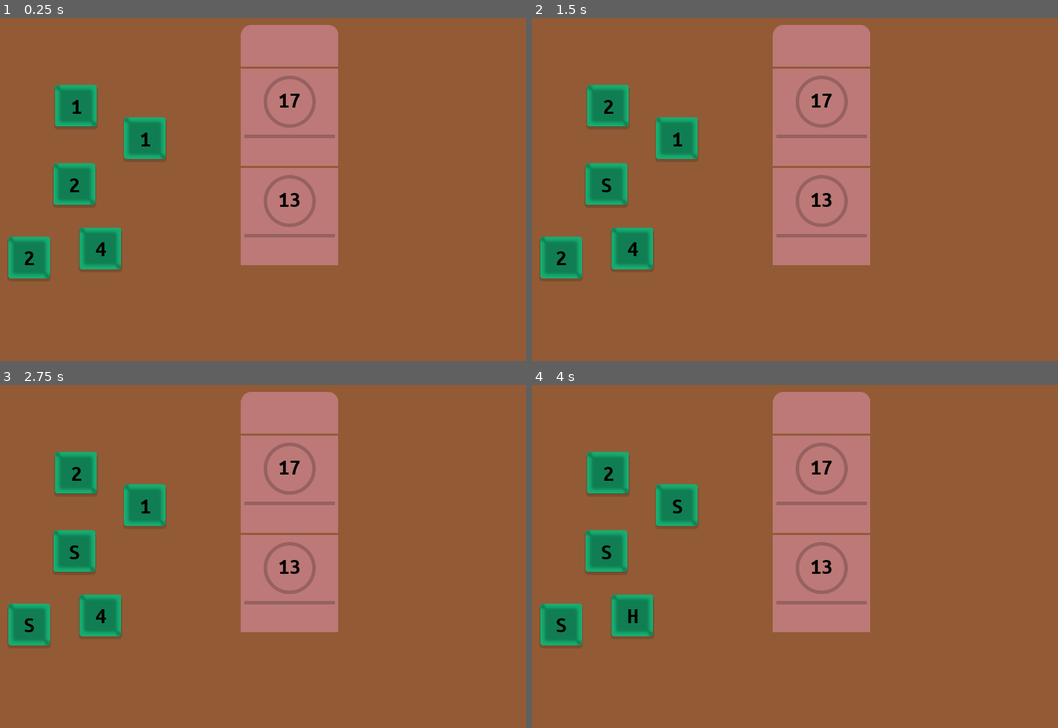
Above: before the commit, frames 1-4 (two rows, left to right).
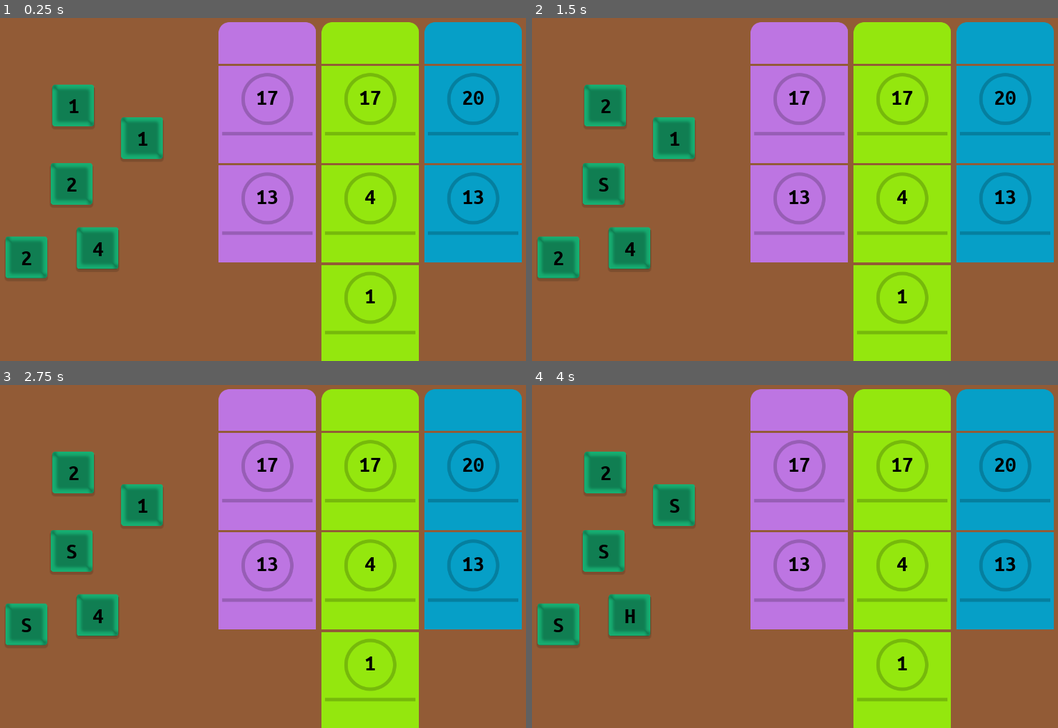
Above: after the commit, the same moments.

Repository: matzebond/DiceRepair
Game: Godot game, scene res://scenes/screens/RootNode.tscn
Same seed, same stepped clock (60 frames per second), same inputs: the game is played once before the commit and once after it.
Inputs (mouse positions are in pixels of both pictures, inside the frame that each line leads up to):
- Up to frame 1 (0.25 s): no input
- Up to frame 2 (1.5 s): tap Enter at 0.5 s; drag from (605, 107) to (821, 117) at 0.52 s; tap Space at 1.25 s; drag from (605, 182) to (821, 117) at 1.27 s
- Up to frame 3 (2.75 s): tap Enter at 2 s; move the mouse to (31, 625) at 2.02 s; click (31, 625) at 2.17 s
- Up to frame 4 (4 s): tap Space at 2.75 s; drag from (631, 614) to (821, 583) at 2.77 s; tap Enter at 3.5 s; drag from (679, 505) to (605, 549) at 3.52 s

The runs differ from the first frame. In frame 1, 46% of the frame differs, in the area x 1-100%, y 1-100%; in frame 2, 46%; in frame 3, 46%; in frame 4, 46%.

Commit message:
DieArea & die snap back

Diff:
--- a/scenes/die/Die.gd
+++ b/scenes/die/Die.gd
@@ -10,6 +10,7 @@
 
 
 var mouse_inside = false
+onready var pre_drag_pos = self.position
 var dragging = false
 
 # Called when the node enters the scene tree for the first time.
@@ -50,6 +51,7 @@
     if event is InputEventMouseButton and event.button_index == BUTTON_RIGHT:
         if mouse_inside and !dragging and event.pressed:
             dragging = true
+            pre_drag_pos = self.position
 
 func check_dropables():
 
@@ -67,3 +69,8 @@
 
     if not min_area == null:
         min_area.drop(self)
+    else:
+        snap_back()
+
+func snap_back():
+    self.position = pre_drag_pos
--- a/scenes/screens/GameScene.tscn
+++ b/scenes/screens/GameScene.tscn
@@ -1,8 +1,9 @@
-[gd_scene load_steps=4 format=2]
+[gd_scene load_steps=5 format=2]
 
 [ext_resource path="res://assets/img/ui/bg.png" type="Texture" id=1]
 [ext_resource path="res://scenes/die/Die.tscn" type="PackedScene" id=2]
 [ext_resource path="res://scenes/jobs/Job.tscn" type="PackedScene" id=3]
+[ext_resource path="res://scenes/DropArea.tscn" type="PackedScene" id=4]
 
 [node name="GameScene" type="Node2D"]
 
@@ -11,19 +12,32 @@
 texture = ExtResource( 1 )
 
 [node name="Job" parent="." instance=ExtResource( 3 )]
-position = Vector2( 722.216, 73.453 )
+position = Vector2( 670.966, 67.4236 )
+color = Color( 0.741176, 0.458824, 0.886275, 1 )
+
+[node name="Job2" parent="." instance=ExtResource( 3 )]
+position = Vector2( 907.619, 67.4236 )
+color = Color( 0.580392, 0.905882, 0.054902, 1 )
+
+[node name="Job3" parent="." instance=ExtResource( 3 )]
+position = Vector2( 1144.27, 67.4236 )
+color = Color( 0.0235294, 0.623529, 0.780392, 1 )
 
 [node name="Die" parent="." instance=ExtResource( 2 )]
-position = Vector2( 230.751, 211.937 )
+position = Vector2( 224.375, 211.307 )
 
 [node name="Die2" parent="." instance=ExtResource( 2 )]
-position = Vector2( 226.913, 392.492 )
+position = Vector2( 220.537, 391.862 )
 
 [node name="Die3" parent="." instance=ExtResource( 2 )]
-position = Vector2( 122.917, 561.706 )
+position = Vector2( 116.541, 561.076 )
 
 [node name="Die4" parent="." instance=ExtResource( 2 )]
-position = Vector2( 286.843, 540.554 )
+position = Vector2( 280.467, 539.924 )
 
 [node name="Die5" parent="." instance=ExtResource( 2 )]
-position = Vector2( 389.076, 286.733 )
+position = Vector2( 382.7, 286.103 )
+
+[node name="DieArea" parent="." instance=ExtResource( 4 )]
+position = Vector2( 269.606, 396.389 )
+scale = Vector2( 2.4, 3.8 )
